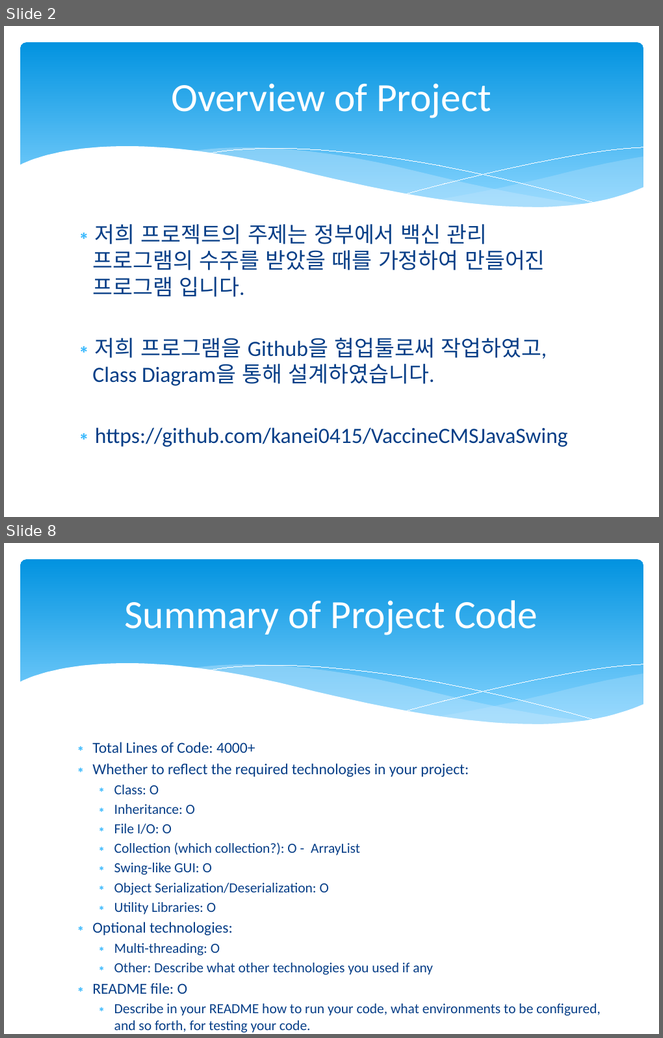
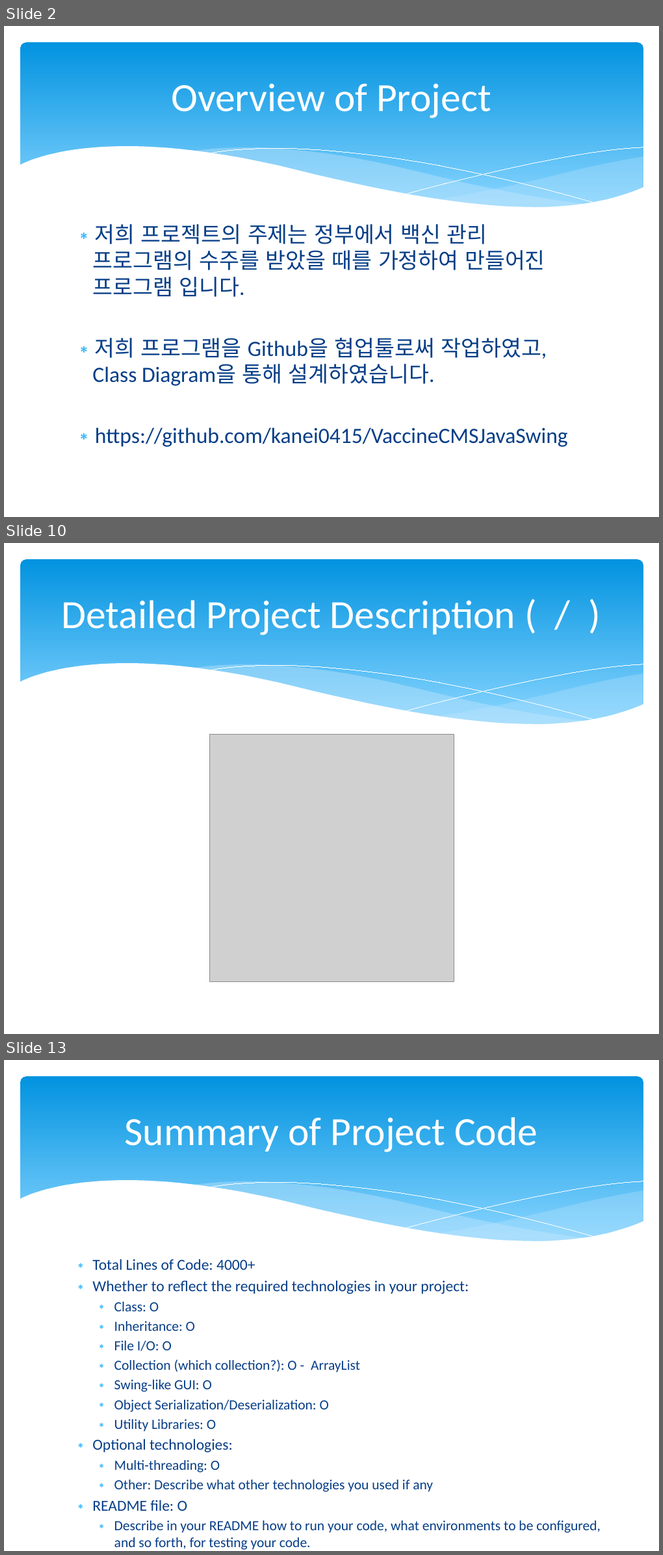
Before and after one commit to hankn01/VaccineCMSJavaSwing, a slide deck: team1Presentation.pptx. Shown one above the other, each under a label of ours: slides 2 and 8 before the commit, slides 2, 10 and 13 after it; the slides between them are not shown. The pictures are 663x1038 and 663x1555 pixels, drawn with LibreOffice and Linux fonts; fonts in the diff are those of the drawing; grey boxes stand for pictures. Boxes give left, top, right and bottom in pixels: in the first picture for what was removed or moved away, otherwise in the second. Text is boxed around its words. In the diff, an @@ line names an element or a change of style, - is before the commit and + after.

```diff
--- a/team1Presentation.pptx
+++ b/team1Presentation.pptx
@@ slide 10 added at [4, 543, 659, 1034], background #FFFFFF; not listed: 6 template elements that a slide beside it also shows @@
@@ title added at [62, 600, 516, 635], 44 pt, text #FFFFFF @@
+Detailed Project Description ( / )
@@ picture added at [210, 735, 454, 982] @@
@@ what was slide 8 is now slide 13 @@
```
Also in this commit, not shown: 6 slides changed, 4 other slides added, 14 other files.
